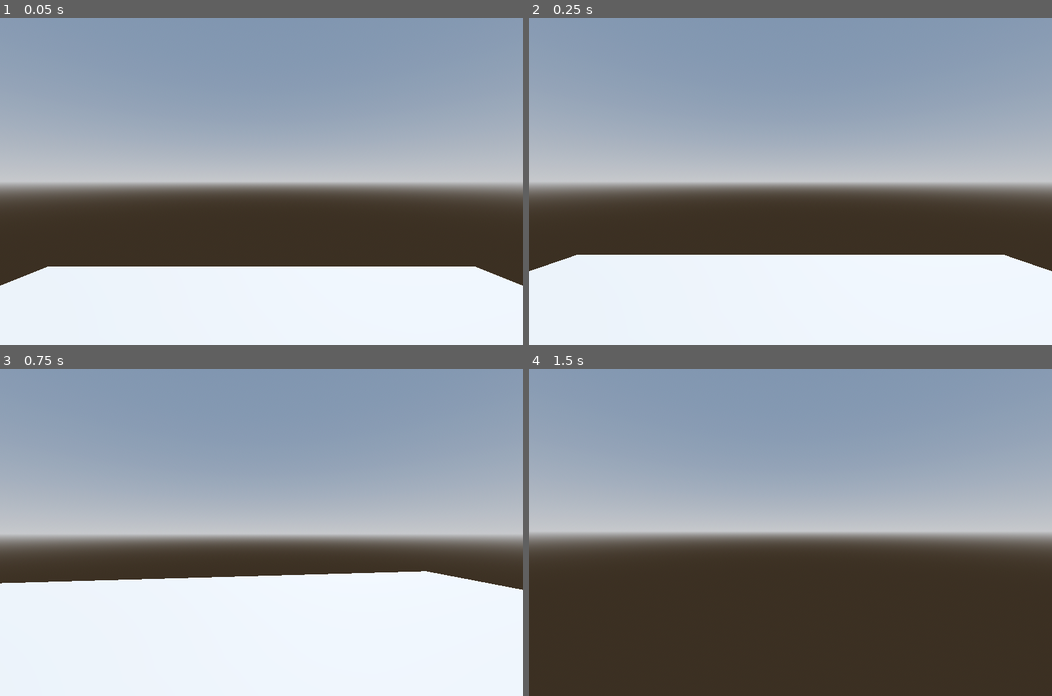
Above: before the commit, frames 1-4 (two rows, left to right).
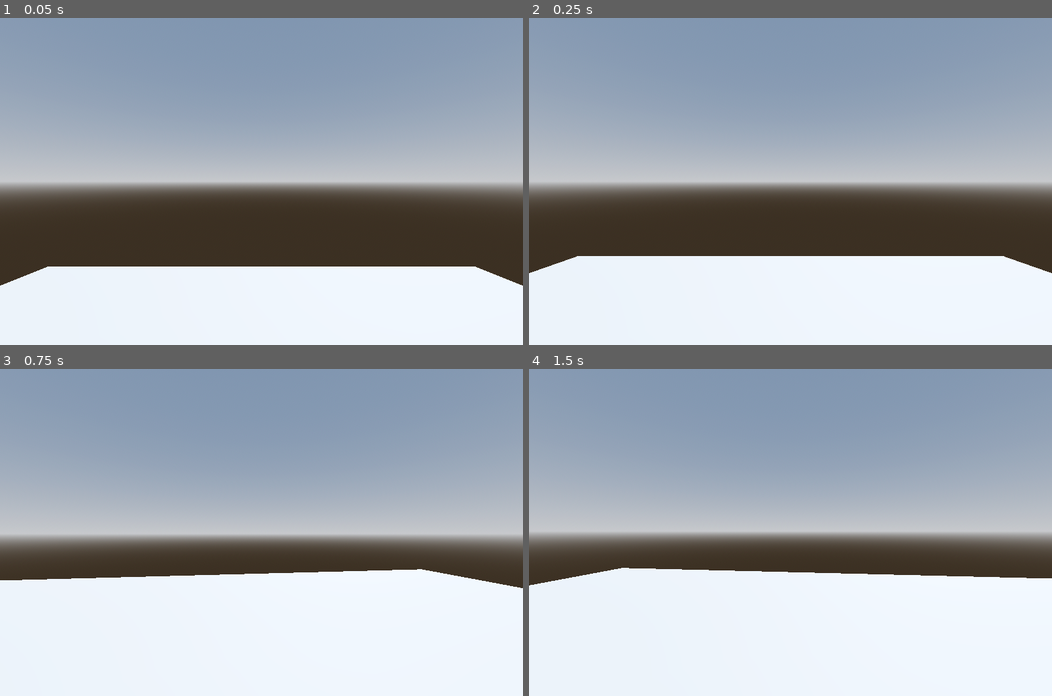
Above: after the commit, the same moments.

Repository: 36x8622xSx174x7169E/3D-Game
Game: Godot game, scene res://Levelfile.tscn
The game is run twice, just before and just after one commit, with the same random seed, the same clock (stepped at 60 frames per second) and the same inputs. This scene is started directly instead of the project's main scene.
Inputs (mouse positions are in pixels of both pictures, inside the frame that each line leads up to):
- Up to frame 1 (0.05 s): no input
- Up to frame 2 (0.25 s): no input
- Up to frame 3 (0.75 s): move the mouse to (287, 532) at 0.52 s; hold W (move_forward) from 0.53 s (still down)
- Up to frame 4 (1.5 s): keep holding W (move_forward); move the mouse to (764, 532) at 1.27 s

Frame 1 is identical in both runs. In frame 2, 0.4% of the frame differs, in the area x 0-100%, y 72-78%; in frame 3, 0.7%; in frame 4, 37%, in the area x 0-100%, y 60-100%.

Commit message:
SaveJustToBeSafeMostOfGameGotLost

Diff:
--- a/Player.gd
+++ b/Player.gd
@@ -6,40 +6,199 @@
 
 @onready var twist_pivot := $TwistPivot
 @onready var pitch_pivot := $TwistPivot/PitchPivot
-
-
-
-
-# Called when the node enters the scene tree for the first time.# Replace with function body.
-
+@onready var collision_shape := $CollisionShape3D
+
+var jump_impulse = Vector3(0, 8, 0)  # Adjust Y value for jump strength
+var is_on_ground = false
+var air_control_factor = 0.1
+var max_air_speed = 7.0
+var normal_speed = 1100.0  # Normal movement speed
+var crouch_speed = 800.0
+var initial_sprint_speed = 2000.0  # Initial sprint speed for the first second
+var reduced_sprint_speed = 1600.0  # Reduced sprint speed after one second
+var sprint_duration = 6.0  # Time in seconds the player can sprint
+var sprint_cooldown = 4.0  # Time in seconds to wait before initial sprinting again
+var fast_sprint_cooldown = 7.0  # Time in seconds before allowing another fast sprint
+
+var sprint_timer = 0.0
+var sprint_cooldown_timer = 0.0
+var fast_sprint_timer = 0.0
+var can_sprint = true
+var can_fast_sprint = true
+var sprint_start_time = 0.0  # Time when sprinting starts
+
+var is_crouching = false
+var crouch_height = 0.5  # Height when crouching
+var stand_height = 0.975   # Height when standing
+var current_height = stand_height  # Initialize to standing height
+var crouch_speed_transition = 10.0  # Speed of transitioning between crouch and stand
+
+var slide_duration = 1.0  # Duration of the slide
+var slide_timer = 0.0
+var is_sliding = false
+
+# Called when the node enters the scene tree for the first time.
 func _ready() -> void:
 	Input.set_mouse_mode(Input.MOUSE_MODE_CAPTURED)
 
-# Called every frame. 'delta' is the elapsed time since the previous frame.
-func _process(delta: float) -> void:
+	if collision_shape:
+		# Adjust the collision shape based on initial character height
+		collision_shape.scale.y = current_height  # Set initial height to standing height
+
+# Called every physics frame
+func _physics_process(delta):
+	# Ground detection logic
+	var ray_params = PhysicsRayQueryParameters3D.new()
+	ray_params.from = global_transform.origin
+	ray_params.to = global_transform.origin + Vector3(0, -1, 0) * 2.0  # Increased length for reliability
+	ray_params.exclude = [self]
+
+	var space_state = get_world_3d().direct_space_state
+	var ray = space_state.intersect_ray(ray_params)
+	is_on_ground = ray.size() > 0
+
+	# Check for jump input
+	if Input.is_action_just_pressed("move_up") and is_on_ground:
+		print("Jumping!")  # Debugging: Check if jump input is registered
+		apply_central_impulse(jump_impulse)
+
+	# Movement logic: Only apply forces if on the ground
 	var input := Vector3.ZERO
 	input.x = Input.get_axis("move_left", "move_right")
 	input.z = Input.get_axis("move_forward", "move_back")
 
-	apply_central_force(twist_pivot.basis * input * 1200.0 * delta)
-
+	var is_sprinting = Input.is_action_pressed("move_forward") and Input.is_action_pressed("move_sprint")
+
+	# Determine sprint speed
+	var current_speed = normal_speed
+	if is_sprinting and can_sprint:
+		if sprint_timer <= 0.0:
+			if sprint_cooldown_timer <= 0.0:
+				# Start fast sprint if possible
+				if can_fast_sprint:
+					sprint_timer = sprint_duration
+					sprint_start_time = Time.get_ticks_msec() / 1000.0  # Record the start time of the sprint
+					can_fast_sprint = false
+					fast_sprint_timer = fast_sprint_cooldown
+				else:
+					# Normal sprinting
+					sprint_timer = sprint_duration
+					sprint_start_time = Time.get_ticks_msec() / 1000.0
+			else:
+				# Cannot sprint due to cooldown
+				sprint_timer = 0.0
+		else:
+			sprint_timer -= delta
+
+		# Determine speed based on the time elapsed since sprinting started
+		if Time.get_ticks_msec() / 1000.0 - sprint_start_time <= 1.0:
+			current_speed = initial_sprint_speed
+		else:
+			current_speed = reduced_sprint_speed
+	else:
+		current_speed = normal_speed
+
+	if is_on_ground:
+		apply_central_force(twist_pivot.basis * input * current_speed * delta)
+	else:
+		apply_central_force(twist_pivot.basis * input * current_speed * delta * air_control_factor)
+
+	var current_velocity = linear_velocity
+	var speed = current_velocity.length()
+	if speed > max_air_speed:
+		linear_velocity = current_velocity.normalized() * max_air_speed
+
+	# Handle sprint cooldown
+	if sprint_cooldown_timer > 0.0:
+		sprint_cooldown_timer -= delta
+		if sprint_cooldown_timer <= 0.0:
+			can_sprint = true
+
+	# Update sprint ability
+	if sprint_timer <= 0.0:
+		can_sprint = false
+		sprint_cooldown_timer = sprint_cooldown  # Start cooldown for initial sprint speed
+		sprint_timer = 0.0
+		can_fast_sprint = true
+
+	# Handle fast sprint timer
+	if fast_sprint_timer > 0.0:
+		fast_sprint_timer -= delta
+
+	# Handle crouching
+	if Input.is_action_pressed("move_crouch") and is_on_ground:
+		crouch(delta)
+	else:
+		stand(delta)
+
+	# Handle sliding
+	if Input.is_action_just_pressed("move_slide") and is_sprinting and !is_sliding:
+		start_slide()
+	if is_sliding:
+		slide_timer -= delta
+		if slide_timer <= 0.0:
+			stop_slide()
+	# Check if the space bar is pressed to cancel sliding
+	if Input.is_action_just_pressed("move_up") and is_sliding:
+		stop_slide()
+
+# Function to start sliding
+func start_slide() -> void:
+	is_sliding = true
+	slide_timer = slide_duration
+	# Apply a sliding force or velocity to simulate sliding
+	linear_velocity = twist_pivot.basis * Vector3(0, 0, reduced_sprint_speed)  # Adjust direction as needed
+
+# Function to stop sliding
+func stop_slide() -> void:
+	is_sliding = false
+	slide_timer = 0.0
+	# Optionally, reset velocity or apply friction to end the slide
+	linear_velocity = linear_velocity * 0.5  # Reduce velocity to simulate friction or stop sliding
+
+# Function to handle crouching
+func crouch(delta: float) -> void:
+	if not is_crouching:
+		is_crouching = true
+		# Smoothly transition to crouch height
+		current_height = lerp(current_height, crouch_height, delta * crouch_speed_transition)
+		if collision_shape:
+			collision_shape.scale.y = current_height  # Adjust the collision shape for crouching
+		# Adjust the character's position to prevent floating/sinking
+		var height_diff = stand_height - crouch_height
+		global_transform.origin.y -= height_diff * delta  # Lower the position as we crouch
+
+# Function to handle standing
+func stand(delta: float) -> void:
+	if is_crouching:
+		is_crouching = false
+		# Smoothly transition to standing height
+		current_height = lerp(current_height, stand_height, delta * crouch_speed_transition)
+		if collision_shape:
+			collision_shape.scale.y = current_height  # Reset the collision shape to standing height
+		# Adjust the character's position to prevent floating/sinking
+		var height_diff = stand_height - crouch_height
+		global_transform.origin.y += height_diff * delta  # Raise the position as we stand
+
+# Called every frame. 'delta' is the elapsed time since the previous frame.
+func _process(delta: float) -> void:
 	if Input.is_action_just_pressed("ui_cancel"):
 		Input.set_mouse_mode(Input.MOUSE_MODE_VISIBLE)
 
+	# Handle mouse movement input for camera rotation
 	twist_pivot.rotate_y(twist_input)
 	pitch_pivot.rotate_x(pitch_input)
 	pitch_pivot.rotation.x = clamp(pitch_pivot.rotation.x,
-		deg_to_rad(-30),
-		deg_to_rad(45)
-
+		deg_to_rad(-70),
+		deg_to_rad(70)
 	)
+
 	twist_input = 0.0
 	pitch_input = 0.0
 
-
-
+# Handle unhandled input for mouse look
 func _unhandled_input(event: InputEvent) -> void:
 	if event is InputEventMouseMotion:
 		if Input.get_mouse_mode() == Input.MOUSE_MODE_CAPTURED:
-			twist_input = - event.relative.x * mouse_sensitivity
-			pitch_input = - event.relative.y * mouse_sensitivity
+			twist_input = -event.relative.x * mouse_sensitivity
+			pitch_input = -event.relative.y * mouse_sensitivity
--- a/player.tscn
+++ b/player.tscn
@@ -10,6 +10,8 @@
 [node name="Player" type="RigidBody3D"]
 transform = Transform3D(1, 0, 0, 0, 1, 0, 0, 0, 1, 2.08165e-12, 2.08165e-12, 2.08165e-12)
 lock_rotation = true
+linear_damp = 2.0
+angular_damp = 3.0
 script = ExtResource("1_bhekr")
 
 [node name="MeshInstance3D" type="MeshInstance3D" parent="."]
